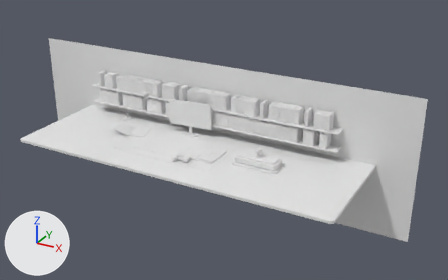
Renders of the Blender file blender/ETV_animatic_verdict.blend from each side of a commit.
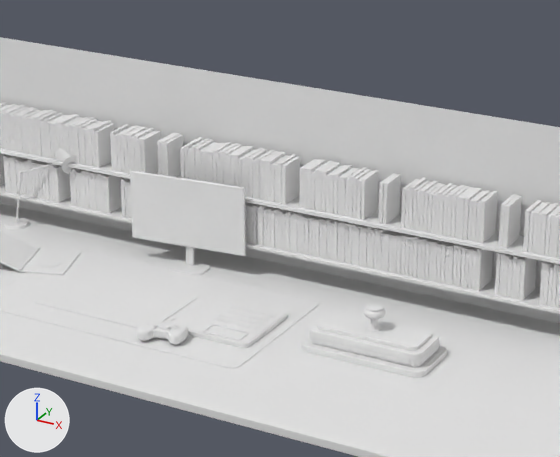
The first picture shows the older version from a 50 mm camera at (63.5, -97.2, 52.9) aimed at (6.7, 6.2, 1.1). The close-ups show the older and then the newer version on the part from 27% to 73% of the width and 13% to 73% of the height of that picture. Only the edits that show in the close-ups are written down. The lights are fixed; the arrows at lower left show +X, +Y and +Z.

In view in the first close-up: 'Стол из камня', 'часть', 'часть 180', 'часть 349', 'часть 351', 'часть 4', 'часть 463', 'часть 468', 'часть 471', 'часть 474', 'часть 475', 'часть 5' and 260 more.
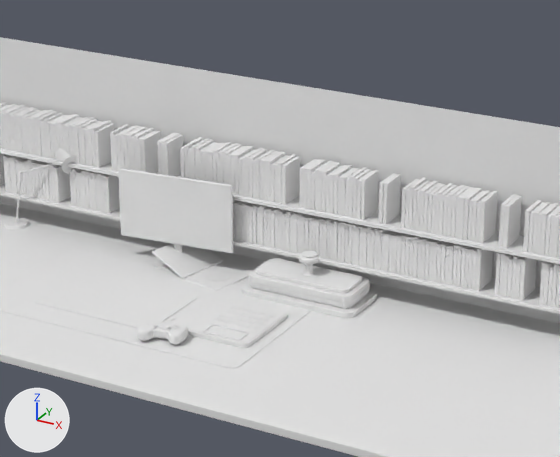
ob_монитор is not drawn itself; it is the parent of ob_часть_460, ob_часть_461, ob_часть_462, ob_часть_463.
ob_коробка_игры is not drawn itself; it is the parent of ob_часть_464, ob_часть_465, ob_группа_12, ob_крышка_коробки, ob_часть_470.
ob_штемпельная_подушка is not drawn itself; it is the parent of ob_часть_471, ob_часть_472.
ob_штамп is not drawn itself; it is the parent of ob_часть_473, ob_часть_474, ob_часть_475, ob_часть_476, ob_часть_477, ob_часть_478, ob_часть_479, ob_часть_480.

The change, as a list of edits to the scene's bpy script:
```text
Change ob_монитор:
    ob_монитор.location: (-2.5, 7.6, 0.0) -> (-3.6, 7.6, 0.0)
Change ob_коробка_игры:
    ob_коробка_игры.location: (-12.6, 3.2, 0.06) -> (0.6, 7.4, 0.0)
    ob_коробка_игры.rotation_euler: (0.0, 0.0, 0.3) -> (0.0, 0.0, -0.2)  # degrees (0, 0, 17) -> degrees (0, 0, -11)
Change ob_штемпельная_подушка:
    ob_штемпельная_подушка.location: (17.0, 1.2, 0.0) -> (8.4, 7.6, 0.0)
Change ob_штамп:
    ob_штамп.location: (17.0, 1.2, 0.47) -> (8.4, 7.6, 0.47)
```

Boxes [x1, y1, x2, y2] around the edits, measured in the close-ups (560 x 457 px):
'часть 463', moved: before [131, 173, 243, 255]; after [119, 171, 231, 252]
'часть 475', moved: before [317, 310, 432, 351]; after [256, 258, 363, 293]
'часть 474', moved: before [309, 311, 439, 365]; after [249, 259, 370, 307]
'часть 468', moved, turned: before [0, 231, 37, 271]; after [152, 243, 221, 279]
'часть 471', moved: before [301, 336, 447, 378]; after [242, 282, 377, 318]
'часть 464', moved, turned: before [20, 249, 81, 275]; after [185, 261, 251, 291]
'часть 462', moved: before [130, 170, 246, 256]; after [118, 168, 233, 253]
'часть 472', moved: before [306, 339, 442, 370]; after [246, 284, 372, 311]
'часть 476', moved: before [364, 308, 386, 332]; after [299, 254, 319, 277]
'часть 460', moved: before [165, 260, 210, 275]; after [153, 259, 171, 270]
'часть 473', moved: before [310, 340, 438, 367]; after [250, 286, 368, 309]
'часть 466', moved, turned: before [37, 257, 62, 267]; after [205, 270, 231, 281]
'часть 461', moved (mostly hidden afterwards): before [185, 246, 194, 265]; after [174, 244, 182, 253]
'часть 470', moved, turned: before [19, 247, 40, 272]; after [183, 260, 223, 279]
'часть 477', moved: before [366, 304, 383, 311]; after [301, 251, 317, 257]
'часть 481', moved: before [309, 334, 440, 360]; after [251, 281, 370, 302]
'часть 467', moved, turned: before [44, 259, 55, 264]; after [212, 273, 224, 278]
'часть 465', moved, turned: before [36, 257, 63, 267]; after [205, 271, 231, 281]
